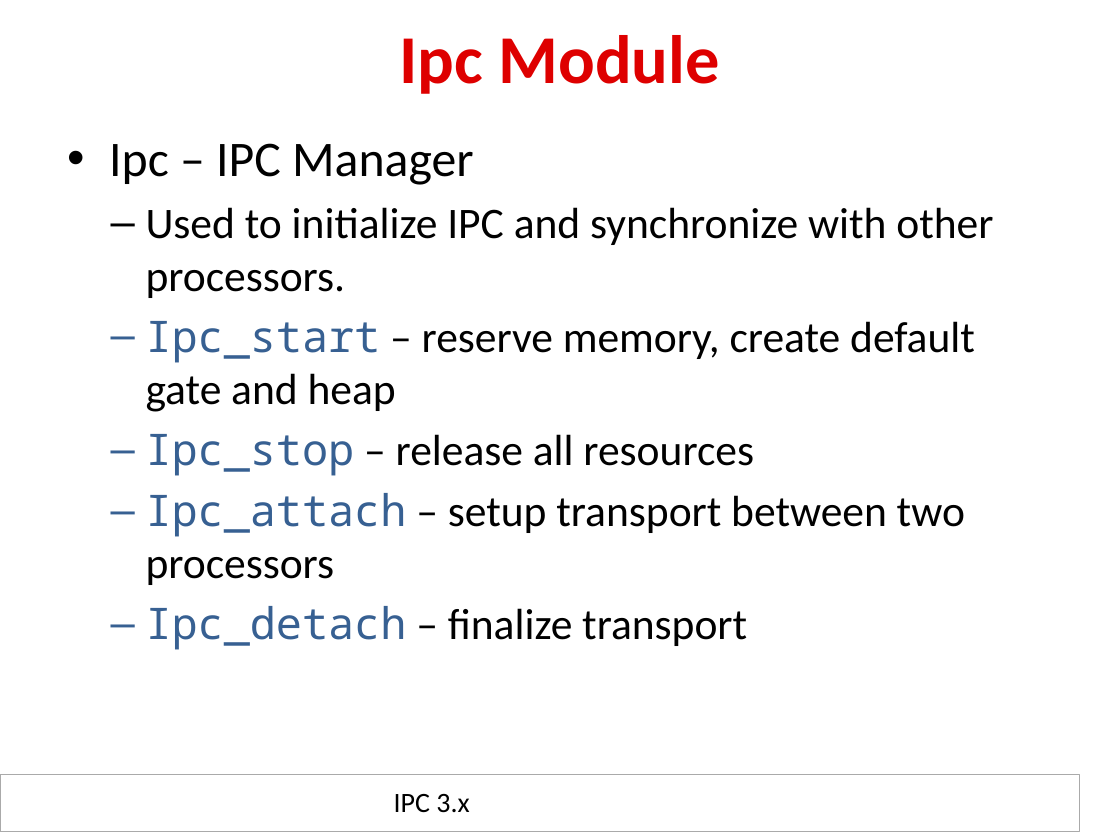
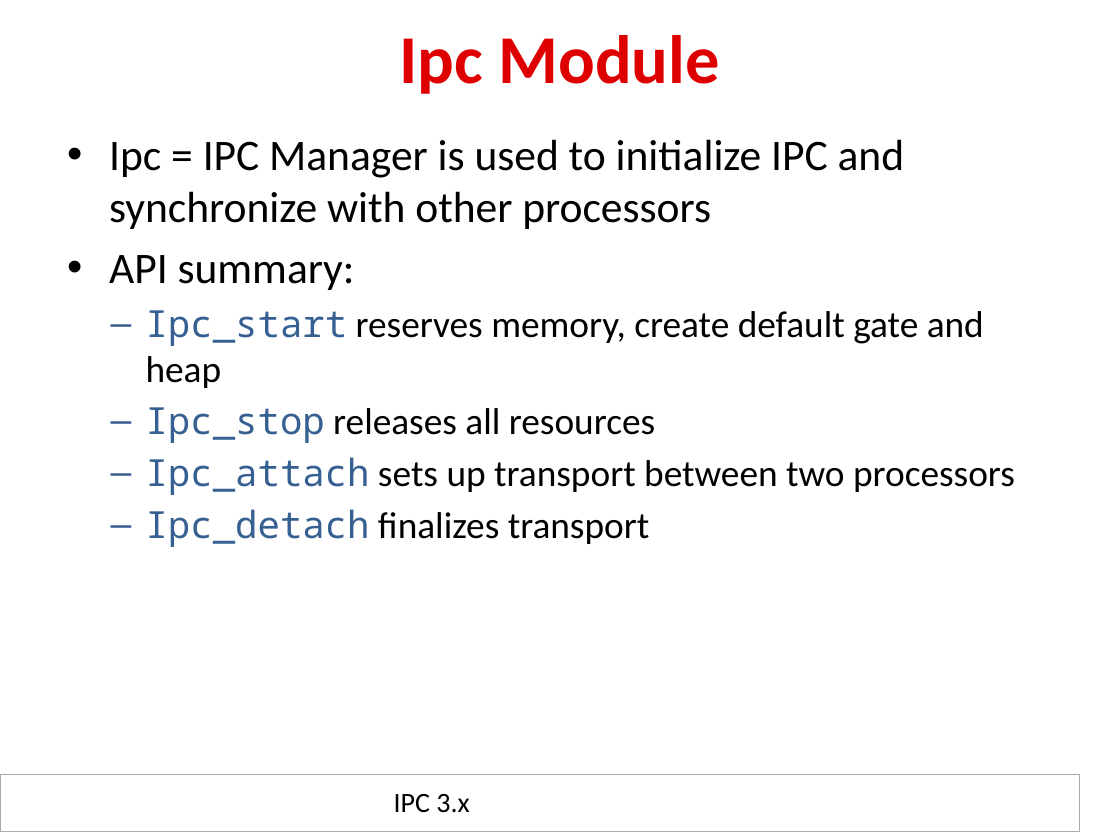
Before and after one commit to hari1989/keystone-workshop, a slide deck: slide 25 of preliminary/ipcForTI_RTOS_Internal.pptx (slide 29 before the commit). Drawn at 1120x840 pixels with LibreOffice and Linux fonts; fonts in the diff are those of the drawing; background and template pictures are left out. Boxes give left, top, right and bottom in pixels: in the first picture for what was removed or moved away, otherwise in the second. Text is boxed around its words. In the diff, an @@ line names an element or a change of style, - is before the commit and + after.

```diff
--- a/preliminary/ipcForTI_RTOS_Internal.pptx
+++ b/preliminary/ipcForTI_RTOS_Internal.pptx
@@ text at bbox=[109, 139, 1015, 547]: text changed; size 28 to 24 pt @@
-• Ipc – IPC Manager
-  – Used to initialize IPC and synchronize with other processors.
-  – Ipc_start – reserve memory, create default gate and heap
-  – Ipc_stop – release all resources
-  – Ipc_attach – setup transport between two processors
-  – Ipc_detach – finalize transport
+• Ipc = IPC Manager is used to initialize IPC and synchronize with other processors
+• API summary:
+  – Ipc_start reserves memory, create default gate and heap
+  – Ipc_stop releases all resources
+  – Ipc_attach sets up transport between two processors
+  – Ipc_detach finalizes transport
```
Also in this commit, not shown: 36 other slides changed, 1 slide added, 6 slides removed.
